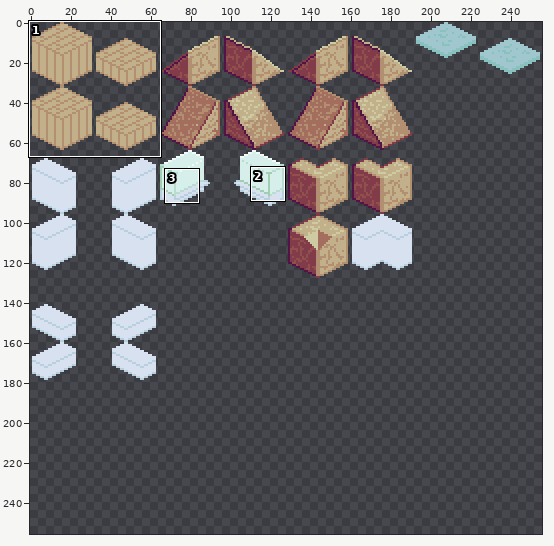
Edited in one commit: pixel-art file (Wooft/Assets/Sprites/Wooft_Isometric_Tiles_Base.aseprite). The picture above shows the old version from afar; the outline marks the close-up.
Close-up. Before the edit:
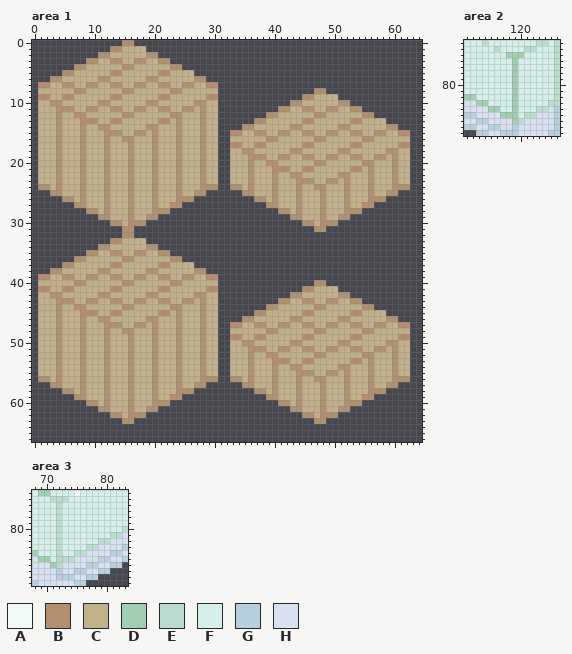
256x256 pixels, 1 frame. Shown: area 1: x 0..64, y 0..66; area 2: x 111..126, y 73..88; area 3: x 68..83, y 74..89. The commit also changed other parts of the picture, which this record leaves out.
Palette (. is transparent): A #f2f9f9  B #b28f70  C #c1b089  D #a1ceb3  E #b8ddcf  F #d7efeb  G #b8d0dd  H #d7e1ef
Pixels before, area 1 (only the part around the change), first column x 0:
 0 ...............BB................................................
 1 .............BBCCCC..............................................
 2 ...........BBCCCCCCBB............................................
 3 .........BBCCBBCCBBCCBB..........................................
 4 .......BBCCCCCCBBCCCCCCBB........................................
 5 .....BBCCCCCCBBCCCCCCBBCCCC......................................
 6 ...BBCCCCCCBBCCCCCCBBCCCCCCBB....................................
 7 .BBCCBBCCBBCCBBCCBBCCBBCCBBCCBB..................................
 8 .CCCCCCBBCCCCCCBBCCCCCCBBCCCCCC................BB................
 9 .BBCCBBCCCCCCBBCCCCCCBBCCCCCCBB..............BBCCCC..............
10 .CCBBCCCCCCBBCCCCCCBBCCCCCCBBCC............BBCCCCCCBB............
11 .CCCBBBCCBBCCBBCCBBCCBBCCBBCBCC..........BBCCBBCCBBCCBB..........
12 .CCCBCCBBCCCCCCBBCCCCCCBBCCCBCC........BBCCCCCCBBCCCCCCBB........
13 .CCCBCCCBBBCCBBCCCCCCBBCBCCCBCC......BBCCCCCCBBCCCCCCBBCCCC......
14 .CCCBCCCBCCBBCCCCCCBBCCCBCCCBCC....BBCCCCCCBBCCCCCCBBCCCCCCBB....
15 .CCCBCCCBCCCBBBCCBBCBCCCBCCCBCC..BBCCBBCCBBCCBBCCBBCCBBCCBBCCBB..
16 .CCCBCCCBCCCBCCBBCCCBCCCBCCCBCC..CCCCCCBBCCCCCCBBCCCCCCBBCCCCCC..
17 .CCCBCCCBCCCBCCCBCCCBCCCBCCCBCC..BBCCBBCCCCCCBBCCCCCCBBCCCCCCBB..
18 .CCCBCCCBCCCBCCCBCCCBCCCBCCCBCC..CCBBCCCCCCBBCCCCCCBBCCCCCCBBCC..
19 .CCCBCCCBCCCBCCCBCCCBCCCBCCCBCC..CCCBBBCCBBCCBBCCBBCCBBCCBBCBCC..
20 .CCCBCCCBCCCBCCCBCCCBCCCBCCCBCC..CCCBCCBBCCCCCCBBCCCCCCBBCCCBCC..
21 .CCCBCCCBCCCBCCCBCCCBCCCBCCCBCC..CCCBCCCBBBCCBBCCCCCCBBCBCCCBCC..
22 .CCCBCCCBCCCBCCCBCCCBCCCBCCCBCC..CCCBCCCBCCBBCCCCCCBBCCCBCCCBCC..
23 .CCCBCCCBCCCBCCCBCCCBCCCBCCCBCC..CCCBCCCBCCCBBBCCBBCBCCCBCCCBCC..
24 .BBCBCCCBCCCBCCCBCCCBCCCBCCCBBB..BBCBCCCBCCCBCCBBCCCBCCCBCCCBBB..
25 ...BBCCCBCCCBCCCBCCCBCCCBCCBB......BBCCCBCCCBCCCBCCCBCCCBCCBB....
26 .....BBCBCCCBCCCBCCCBCCCBBB..........BBCBCCCBCCCBCCCBCCCBBB......
27 .......BBCCCBCCCBCCCBCCBB..............BBCCCBCCCBCCCBCCBB........
28 .........BBCBCCCBCCCBBB..................BBCBCCCBCCCBBB..........
29 ...........BBCCCBCCBB......................BBCCCBCCBB............
30 .............BBCBBB..........................BBCBBB..............
31 ...............BB..............................BB................
32 ...............BB................................................
33 .............BBCCCC..............................................
34 ...........BBCCCCCCBB............................................
35 .........BBCCBBCCBBCCBB..........................................
36 .......BBCCCCCCBBCCCCCCBB........................................
37 .....BBCCCCCCBBCCCCCCBBCCCC......................................
38 ...BBCCCCCCBBCCCCCCBBCCCCCCBB....................................
39 .BBCCBBCCBBCCBBCCBBCCBBCCBBCCBB..................................
40 .CCCCCCBBCCCCCCBBCCCCCCBBCCCCCC................BB................
41 .BBCCBBCCCCCCBBCCCCCCBBCCCCCCBB..............BBCCCC..............
42 .CCBBCCCCCCBBCCCCCCBBCCCCCCBBCC............BBCCCCCCBB............
43 .CCCBBBCCBBCCBBCCBBCCBBCCBBCBCC..........BBCCBBCCBBCCBB..........
44 .CCCBCCBBCCCCCCBBCCCCCCBBCCCBCC........BBCCCCCCBBCCCCCCBB........
45 .CCCBCCCBBBCCBBCCCCCCBBCBCCCBCC......BBCCCCCCBBCCCCCCBBCCCC......
46 .CCCBCCCBCCBBCCCCCCBBCCCBCCCBCC....BBCCCCCCBBCCCCCCBBCCCCCCBB....
47 .CCCBCCCBCCCBBBCCBBCBCCCBCCCBCC..BBCCBBCCBBCCBBCCBBCCBBCCBBCCBB..
48 .CCCBCCCBCCCBCCBBCCCBCCCBCCCBCC..CCCCCCBBCCCCCCBBCCCCCCBBCCCCCC..
49 .CCCBCCCBCCCBCCCBCCCBCCCBCCCBCC..BBCCBBCCCCCCBBCCCCCCBBCCCCCCBB..
50 .CCCBCCCBCCCBCCCBCCCBCCCBCCCBCC..CCBBCCCCCCBBCCCCCCBBCCCCCCBBCC..
51 .CCCBCCCBCCCBCCCBCCCBCCCBCCCBCC..CCCBBBCCBBCCBBCCBBCCBBCCBBCBCC..
52 .CCCBCCCBCCCBCCCBCCCBCCCBCCCBCC..CCCBCCBBCCCCCCBBCCCCCCBBCCCBCC..
53 .CCCBCCCBCCCBCCCBCCCBCCCBCCCBCC..CCCBCCCBBBCCBBCCCCCCBBCBCCCBCC..
54 .CCCBCCCBCCCBCCCBCCCBCCCBCCCBCC..CCCBCCCBCCBBCCCCCCBBCCCBCCCBCC..
55 .CCCBCCCBCCCBCCCBCCCBCCCBCCCBCC..CCCBCCCBCCCBBBCCBBCBCCCBCCCBCC..
56 .BBCBCCCBCCCBCCCBCCCBCCCBCCCBBB..BBCBCCCBCCCBCCBBCCCBCCCBCCCBBB..
57 ...BBCCCBCCCBCCCBCCCBCCCBCCBB......BBCCCBCCCBCCCBCCCBCCCBCCBB....
58 .....BBCBCCCBCCCBCCCBCCCBBB..........BBCBCCCBCCCBCCCBCCCBBB......
59 .......BBCCCBCCCBCCCBCCBB..............BBCCCBCCCBCCCBCCBB........
60 .........BBCBCCCBCCCBBB..................BBCBCCCBCCCBBB..........
61 ...........BBCCCBCCBB......................BBCCCBCCBB............
62 .............BBCBBB..........................BBCBBB..............
63 ...............BB..............................BB................
64 .................................................................
65 .................................................................
66 .................................................................
Pixels before, area 2, first column x 111:
73 FFFEFFFFFFFFEEFE
74 FFFFFEFFFFEEFFFE
75 FFFFFFFDDDFFFFFE
76 FFFFFFFFDFFFFFFE
77 FFFFFFFFDFFFFFFE
78 FFFFFFFFDFFFFFFE
79 FFFFFFFFDFFFFFFE
80 FFFFFFFFDFFFFFFE
81 FFFFFFFFDFFFFFFE
82 DDFFFFFFDFFFFFFE
83 HHDDFFFFDFFFFFEE
84 HHHHDDFFDFFFEEHG
85 GGHHHHDDDFEEHHHG
86 HHGGHHHHDEHHHHHG
87 GGHHGGHHGHHHHHHG
88 ..GGHHGGGHHHHHGG
Pixels before, area 3, first column x 68:
74 FDDFFFFAFFFFFFFF
75 FFFEEEFFFFFFFFFF
76 FFFFEFFFFFFFFFFF
77 FFFFEFFFFFFFFFFF
78 FFFFEFFFFFFFFFFF
79 FFFFEFFFFFFFFFFF
80 FFFFEFFFFFFFFFFE
81 FFFFEFFFFFFFFEEH
82 FFFFEFFFFFFEEHHH
83 FFFFEFFFFEEHHHHG
84 DFFFEFFEEHHHHGGH
85 HDDFEEEHHHHGGHHG
86 HHHDEHHHHGGHHGG.
87 HHHHGHHGGHHGG...
88 HHHHGGGHHGG.....
89 GHHHHHHGG.......
And afterwards:
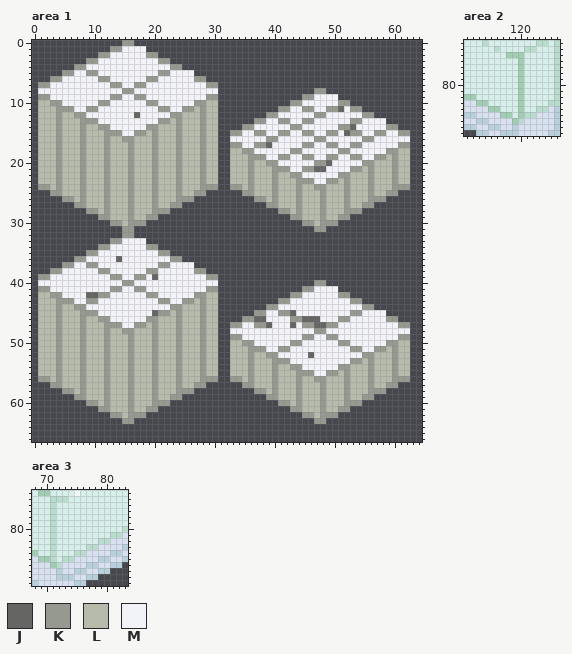
Colours new in this view: J #656664  K #95998f  L #b6bbac  M #f2f3f9
Changes in this commit:
layer "Layer" added
layer "Color" removed
Changed rows in their new state; - is an unchanged pixel.
Area 1, layer "Layer":
first column x 1:
 0 --------------KK----------------------------------------------
 1 ------------KKMMMM--------------------------------------------
 2 ----------KKMMMMMMKK------------------------------------------
 3 --------KKMMMMMMMMMMKK----------------------------------------
 4 ------KKMMMMMMMMMMMMMMKK--------------------------------------
 5 ----KKMMKKMMMMMMMMMMKKMMMM------------------------------------
 6 --KKMMMMMMKKMMMMMMKKMMMMMMKK----------------------------------
 7 KKMMMMMMMMMMKKMMKKMMMMMMMMMMKK--------------------------------
 8 MMMMMMMMMMMMMMKKMMMMMMMMMMMMMM----------------KK--------------
 9 KKMMMMMMMMMMKKMMKKMMMMMMMMMMKK--------------KKMMMM------------
10 LLKKMMMMMMKKMMMMMMKKMMMMMMKKLL------------KKMMMMMMKK----------
11 LLLKKKMMKKMMMMMMMMMMKKMMKKLKLL----------KKMMKKMMKKJMKK--------
12 LLLKLLKKMMMMMMMMJMMMMMKKLLLKLL--------KKMMMMMMKKMMMMMMKK------
13 LLLKLLLKKKMMMMMMMMMMKKLKLLLKLL------KKMMKKMMKKMMMMMMKKMMMM----
14 LLLKLLLKLLKKMMMMMMKKLLLKLLLKLL----KKMMMMMMKKMMMMMMKKJMMMMMKK--
15 LLLKLLLKLLLKKKMMKKLKLLLKLLLKLL--KKMMKKMMKKMMKKMMKKMJKKMMKKMMKK
16 LLLKLLLKLLLKLLKKLLLKLLLKLLLKLL--MMMMMMKKMMMMMMKKMMMMMMKKMMMMMM
17 LLLKLLLKLLLKLLLKLLLKLLLKLLLKLL--KKMMKKJMMMMMKKMMKKMMKKMMMMMMKK
18 LLLKLLLKLLLKLLLKLLLKLLLKLLLKLL--LLKKMMMMMMKKMMMMMMKKMMMMMMKKLL
19 LLLKLLLKLLLKLLLKLLLKLLLKLLLKLL--LLLKKKMMKKMMKKMMKKMMKKMMKKLKLL
20 LLLKLLLKLLLKLLLKLLLKLLLKLLLKLL--LLLKLLKKMMMMMMKKJMMMMMKKLLLKLL
21 LLLKLLLKLLLKLLLKLLLKLLLKLLLKLL--LLLKLLLKKKMMKKJJMMMMKKLKLLLKLL
22 LLLKLLLKLLLKLLLKLLLKLLLKLLLKLL--LLLKLLLKLLKKMMMMMMKKLLLKLLLKLL
23 LLLKLLLKLLLKLLLKLLLKLLLKLLLKLL--LLLKLLLKLLLKKKMMKKLKLLLKLLLKLL
24 KKLKLLLKLLLKLLLKLLLKLLLKLLLKKK--KKLKLLLKLLLKLLKKLLLKLLLKLLLKKK
25 --KKLLLKLLLKLLLKLLLKLLLKLLKK------KKLLLKLLLKLLLKLLLKLLLKLLKK--
26 ----KKLKLLLKLLLKLLLKLLLKKK----------KKLKLLLKLLLKLLLKLLLKKK----
27 ------KKLLLKLLLKLLLKLLKK--------------KKLLLKLLLKLLLKLLKK------
28 --------KKLKLLLKLLLKKK------------------KKLKLLLKLLLKKK--------
29 ----------KKLLLKLLKK----------------------KKLLLKLLKK----------
30 ------------KKLKKK--------------------------KKLKKK------------
31 --------------KK------------------------------KK--------------
32 --------------KK----------------------------------------------
33 ------------KKMMMM--------------------------------------------
34 ----------KKMMMMMMKK------------------------------------------
35 --------KKMMMMMMMMMMKK----------------------------------------
36 ------KKMMMMMJMMMMMMMMKK--------------------------------------
37 ----KKMMKKMMMMMMMMMMKKMMMM------------------------------------
38 --KKMMMMMMKKMMMMMMKKMMMMMMKK----------------------------------
39 KKMMMMMMMMMMKKMMKKMJMMMMMMMMKK--------------------------------
40 MMMMMMMMMMMMMMKKMMMMMMMMMMMMMM----------------KK--------------
41 KKMMMMMMMMMMKKMMKKMMMMMMMMMMKK--------------KKMMMM------------
42 LLKKMMMMJJKKMMMMMMKKMMMMMMKKLL------------KKMMMMMMKK----------
43 LLLKKKMMKKMMMMMMMMMMKKMMKKLKLL----------KKMMMMMMMMMMKK--------
44 LLLKLLKKMMMMMMMMMMMMMMKKLLLKLL--------KKMMMMMMMMMMMMMMKK------
45 LLLKLLLKKKMMMMMMMMMJKKLKLLLKLL------KKMMKKJMMMMMMMMMKKMMMM----
46 LLLKLLLKLLKKMMMMMMKKLLLKLLLKLL----KKJJMMMMKKJJJMMMKKMMMMMMKK--
47 LLLKLLLKLLLKKKMMKKLKLLLKLLLKLL--KKMMKKJMMMJMKKJJKKMMMMMMMMMMKK
48 LLLKLLLKLLLKLLKKLLLKLLLKLLLKLL--MMMMMMMMMMMMMMKKMMMMMMMMMMMMMM
49 LLLKLLLKLLLKLLLKLLLKLLLKLLLKLL--KKMMMMMMMMMMKKMMKKMMMMMMMMMMKK
50 LLLKLLLKLLLKLLLKLLLKLLLKLLLKLL--LLKKMMMMMMKKMMMMMMKKMMMMMMKKLL
51 LLLKLLLKLLLKLLLKLLLKLLLKLLLKLL--LLLKKKMMKKMMMMMMMMMMKKMMKKLKLL
52 LLLKLLLKLLLKLLLKLLLKLLLKLLLKLL--LLLKLLKKMMMMMJMMMMMMMMKKLLLKLL
53 LLLKLLLKLLLKLLLKLLLKLLLKLLLKLL--LLLKLLLKKKMMMMMMMMMMKKLKLLLKLL
54 LLLKLLLKLLLKLLLKLLLKLLLKLLLKLL--LLLKLLLKLLKKMMMMMMKKLLLKLLLKLL
55 LLLKLLLKLLLKLLLKLLLKLLLKLLLKLL--LLLKLLLKLLLKKKMMKKLKLLLKLLLKLL
56 KKLKLLLKLLLKLLLKLLLKLLLKLLLKKK--KKLKLLLKLLLKLLKKLLLKLLLKLLLKKK
57 --KKLLLKLLLKLLLKLLLKLLLKLLKK------KKLLLKLLLKLLLKLLLKLLLKLLKK--
58 ----KKLKLLLKLLLKLLLKLLLKKK----------KKLKLLLKLLLKLLLKLLLKKK----
59 ------KKLLLKLLLKLLLKLLKK--------------KKLLLKLLLKLLLKLLKK------
60 --------KKLKLLLKLLLKKK------------------KKLKLLLKLLLKKK--------
61 ----------KKLLLKLLKK----------------------KKLLLKLLKK----------
62 ------------KKLKKK--------------------------KKLKKK------------
63 --------------KK------------------------------KK--------------
Area 2, layer "Layer":
first column x 119:
76 FD
77 FD
78 FD
79 FD
80 FD
81 FD
82 FD
83 FD
84 FD
85 FD
Area 3, layer "Layer":
first column x 71:
76 EF
77 EF
78 EF
79 EF
80 EF
81 EF
82 EF
83 EF
84 EF
85 EF
Pixel boxes of the changes (left, top, right, bottom) in both close-ups:
changed: (38, 40, 410, 424)
changed: (512, 58, 524, 118)
changed: (50, 502, 62, 562)
